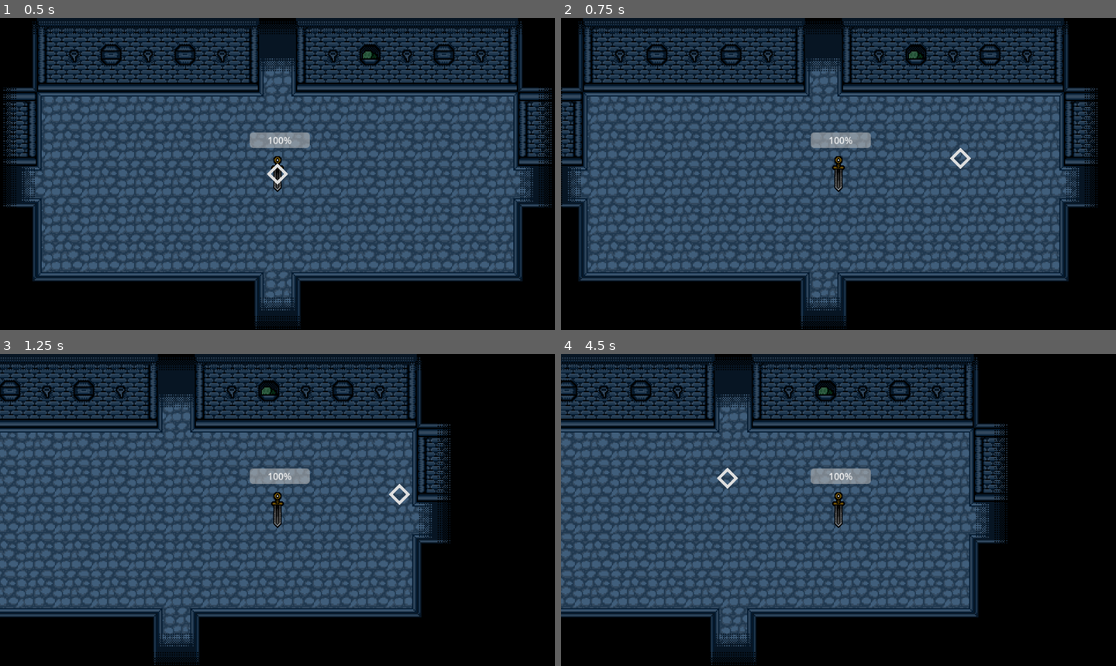
Above: before the commit, frames 1-4 (two rows, left to right).
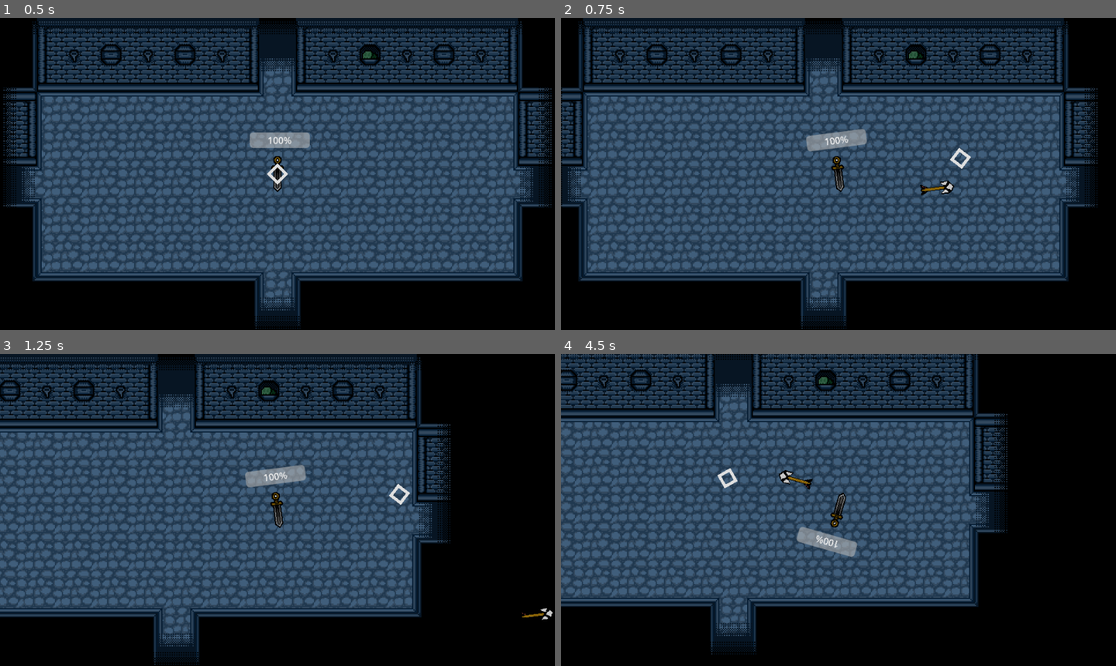
Above: after the commit, the same moments.

Repository: TheRealComedian/sam-pj16
Game: Godot game, scene res://scenes/game.tscn
Two runs of this game, one before a commit and one after it. Both use one fixed random seed, a clock stepped at 60 frames per second and the inputs below.
Inputs (mouse positions are in pixels of both pictures, inside the frame that each line leads up to):
- Up to frame 1 (0.5 s): no input
- Up to frame 2 (0.75 s): tap Enter at 0.5 s; move the mouse to (960, 158) at 0.52 s; press the mouse at (960, 158) at 0.53 s; hold D (move_right) from 0.53 s (still down)
- Up to frame 3 (1.25 s): keep holding D (move_right)
- Up to frame 4 (4.5 s): release D (move_right) at 1.25 s; release the mouse at (960, 494) at 1.25 s; drag from (727, 525) to (838, 506) at 1.27 s; move the mouse to (894, 441) at 2.02 s; hold D (move_right) 2.03-2.75 s; hold Ctrl 2.03-2.75 s; click (894, 441) at 2.3 s; drag from (810, 572) to (672, 463) at 2.77 s; move the mouse to (1005, 556) at 3.52 s; press the mouse at (1005, 556) at 3.53 s; hold A (move_left) 3.53-4.25 s; tap Z at 3.6 s; release the mouse at (1005, 556) at 4.25 s; drag from (672, 463) to (838, 506) at 4.27 s

Frame 1 is identical in both runs. In frame 2, 0.6% of the frame differs, in the area x 44-74%, y 35-57%; in frame 3, 0.5%; in frame 4, 28%, in the area x 0-81%, y 0-100%.

Commit message:
shooting arrows mechanic added

Diff:
--- a/project.godot
+++ b/project.godot
@@ -90,6 +90,11 @@
 , Object(InputEventJoypadMotion,"resource_local_to_scene":false,"resource_name":"","device":-1,"axis":0,"axis_value":1.0,"script":null)
 ]
 }
+left_click={
+"deadzone": 0.5,
+"events": [Object(InputEventMouseButton,"resource_local_to_scene":false,"resource_name":"","device":-1,"window_id":0,"alt_pressed":false,"shift_pressed":false,"ctrl_pressed":false,"meta_pressed":false,"button_mask":0,"position":Vector2(0, 0),"global_position":Vector2(0, 0),"factor":1.0,"button_index":1,"canceled":false,"pressed":false,"double_click":false,"script":null)
+]
+}
 
 [layer_names]
 
--- a/scenes/entities/player/player.gd
+++ b/scenes/entities/player/player.gd
@@ -1,4 +1,6 @@
 class_name Player extends CharacterBody2D
+
+const ArrowScene := preload("res://scenes/entities/weapons/arrow.tscn")
 
 @export var input_disabled: bool = false
 @export var movement_speed: int = 300
@@ -8,6 +10,11 @@
 @onready var cursor_ray: RayCast2D = $CursorFacing
 @export var health_component: HealthComponent
 @onready var healthbar: ProgressBar = $Healthbar	# Placeholder for testing health until health GUI is added
+@onready var shoot_position := $CursorFacing
+
+var weapon_timer = 0.0
+var cooldown = 0.69
+var speed_bullet = 900
 
 ## rotation angle to orient something towards the cursor
 ##NOTE: default resting position is facing right (0.0)
@@ -30,11 +37,27 @@
 	healthbar.value = new
 
 func _physics_process(delta: float) -> void:
+	look_at(get_global_mouse_position())
 	cursor.global_position = get_global_mouse_position()
 	# Placeholder visual to show what direction a weapon would be facing
 	cursor_ray.rotation = angle_to_cursor
-	#la li lu le lo
 	var input_direction = Input.get_vector("move_left", "move_right", "move_up", "move_down")
 	if !input_disabled:
 		self.velocity = velocity.move_toward(input_direction * movement_speed, momentum * delta)
 	move_and_slide()
+
+	#added the shooting to the player for the sake of testing, will add it to a bow weapon class later
+	weapon_timer -= delta
+	if Input.is_action_pressed("left_click")and weapon_timer <= 0:
+		weapon_timer = cooldown
+		fire()
+
+#added the shooting to the player for the sake of testing, will add it to a bow weapon class later
+func fire() -> void:
+	var arrow = ArrowScene.instantiate()
+	arrow.global_position = shoot_position.global_position
+	#arrow.direction = global_position.direction_to(get_global_mouse_position())
+	arrow.rotation_degrees = rotation_degrees
+	arrow.linear_velocity = Vector2(speed_bullet,0).rotated(arrow.rotation)
+	add_child(arrow)
+	pass
--- /dev/null
+++ b/scenes/entities/weapons/arrow.gd
@@ -0,0 +1,26 @@
+extends RigidBody2D
+
+@export var speed := 1000.0
+@export var lifetime := 1.0
+
+var direction:=Vector2.ZERO
+
+@onready var timer := $Timer
+@onready var hitbox := $Hitbox
+@onready var sprite := $Sprite2D
+@onready var impact_detector := $ImpactDetector
+
+# Called when the node enters the scene tree for the first time.
+func _ready() -> void:
+	set_as_top_level(true)
+	look_at(position+direction)
+	timer.timeout.connect(queue_free)
+	timer.start(lifetime)
+	impact_detector.body_entered.connect(_on_impact)
+
+
+#func _physics_process(delta: float) -> void:
+	#position += direction * speed * delta
+
+func _on_impact(_body: Node) -> void:
+	queue_free()
--- /dev/null
+++ b/scenes/entities/weapons/arrow.tscn
@@ -0,0 +1,41 @@
+[gd_scene load_steps=6 format=3 uid="uid://dadigxamxmcxe"]
+
+[ext_resource type="Texture2D" uid="uid://cqlnrq70p2sf6" path="res://assets/weapons/arrowtest.png" id="1_oh3p6"]
+[ext_resource type="Script" path="res://scenes/entities/weapons/arrow.gd" id="1_rqwt6"]
+[ext_resource type="Script" path="res://scenes/entities/weapons/arrowhitbox.gd" id="2_vqe3o"]
+
+[sub_resource type="CircleShape2D" id="CircleShape2D_vt3wm"]
+radius = 11.0454
+
+[sub_resource type="CircleShape2D" id="CircleShape2D_fs1yl"]
+radius = 11.0454
+
+[node name="Arrow" type="RigidBody2D"]
+script = ExtResource("1_rqwt6")
+
+[node name="Sprite2D" type="Sprite2D" parent="."]
+position = Vector2(32, 32)
+rotation = 1.57024
+scale = Vector2(1, 1)
+texture = ExtResource("1_oh3p6")
+
+[node name="Hitbox" type="Area2D" parent="."]
+collision_layer = 13
+collision_mask = 0
+monitoring = false
+script = ExtResource("2_vqe3o")
+
+[node name="CollisionShape2D" type="CollisionShape2D" parent="Hitbox"]
+position = Vector2(48, 32)
+shape = SubResource("CircleShape2D_vt3wm")
+
+[node name="ImpactDetector" type="Area2D" parent="."]
+collision_layer = 0
+collision_mask = 13
+monitorable = false
+
+[node name="CollisionShape2D" type="CollisionShape2D" parent="ImpactDetector"]
+position = Vector2(48, 32)
+shape = SubResource("CircleShape2D_fs1yl")
+
+[node name="Timer" type="Timer" parent="."]
--- /dev/null
+++ b/scenes/entities/weapons/arrowhitbox.gd
@@ -0,0 +1,24 @@
+extends Area2D
+
+@export var damage := 20
+@onready var collision_shape := $CollisionShape2D
+
+# Called when the node enters the scene tree for the first time.
+func _ready() -> void:
+	pass # Replace with function body.
+
+
+# Called every frame. 'delta' is the elapsed time since the previous frame.
+func _process(delta: float) -> void:
+	pass
+
+func set_disabled(is_disabled: bool) -> void:
+	collision_shape.set_deferred("disabled", is_disabled)
+
+func _on_body_entered(body):
+	queue_free()
+	pass
+
+func _on_visible_on_screen_enabler_2d_screen_exited():
+	queue_free()
+	pass
Binary file added: assets/weapons/arrowtest.png
Not shown, added: assets/weapons/arrowtest.png.import
